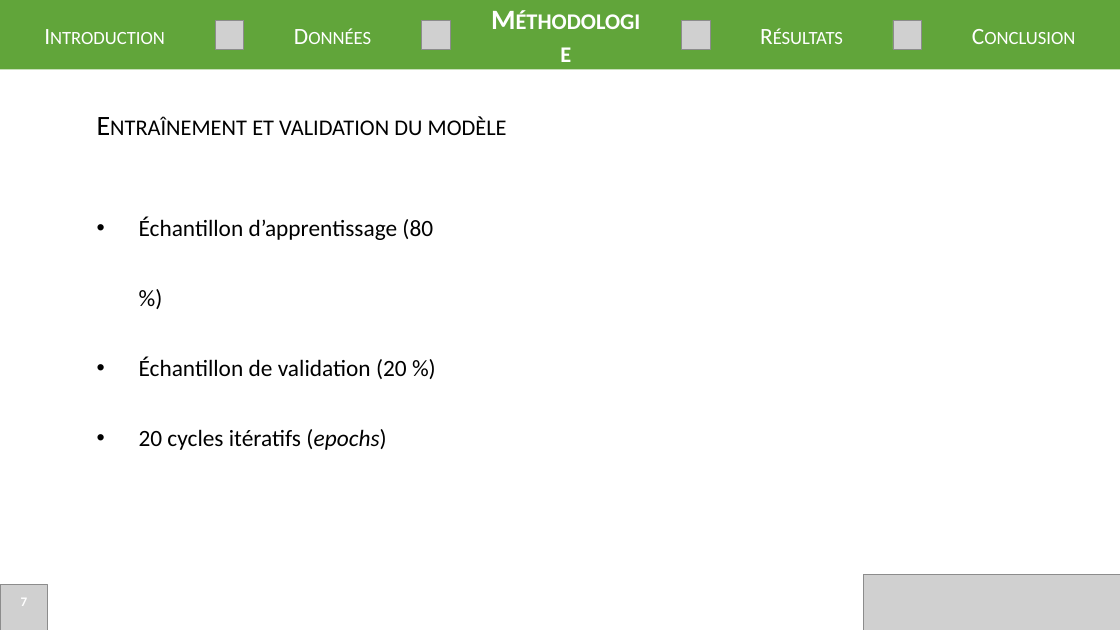
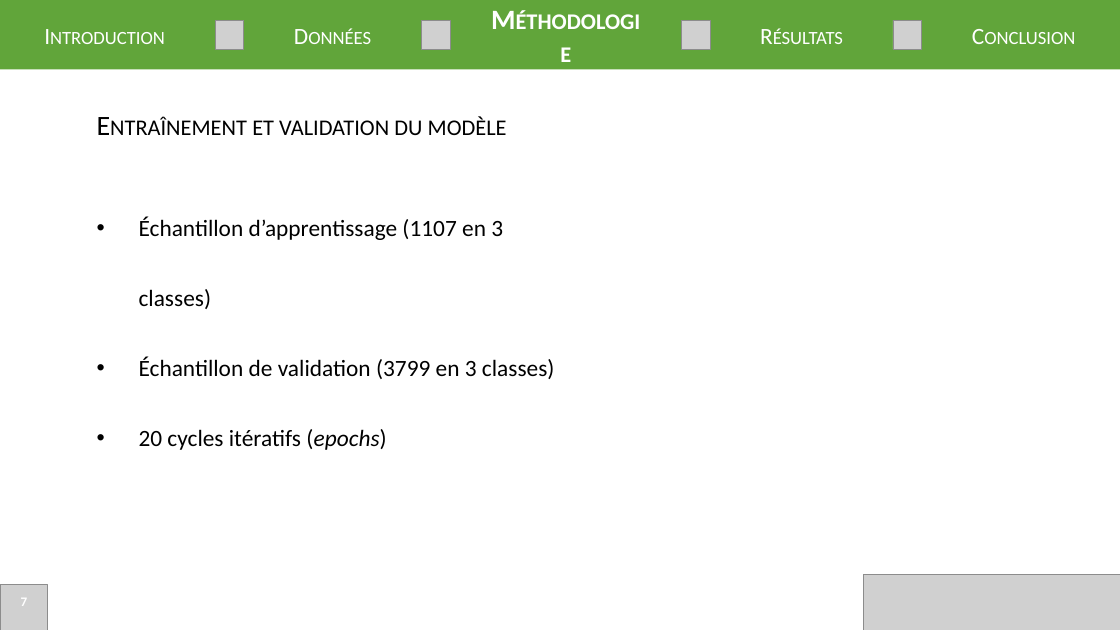
Before and after one commit to Easill/ML_photo, a slide deck: slide 7 of presentation.pptx. Drawn at 1120x630 pixels with LibreOffice and Linux fonts; fonts in the diff are those of the drawing; grey boxes stand for pictures. Boxes give left, top, right and bottom in pixels: in the first picture for what was removed or moved away, otherwise in the second. Text is boxed around its words. In the diff, an @@ line names an element or a change of style, - is before the commit and + after.

```diff
--- a/presentation.pptx
+++ b/presentation.pptx
@@ text at (139, 217, 555, 379): text changed @@
-• Échantillon d’apprentissage (80 %)
-• Échantillon de validation (20 %)
+• Échantillon d’apprentissage (1107 en 3 classes)
+• Échantillon de validation (3799 en 3 classes)
```
Also in this commit, not shown: 6 other slides changed, 2 slides added.
